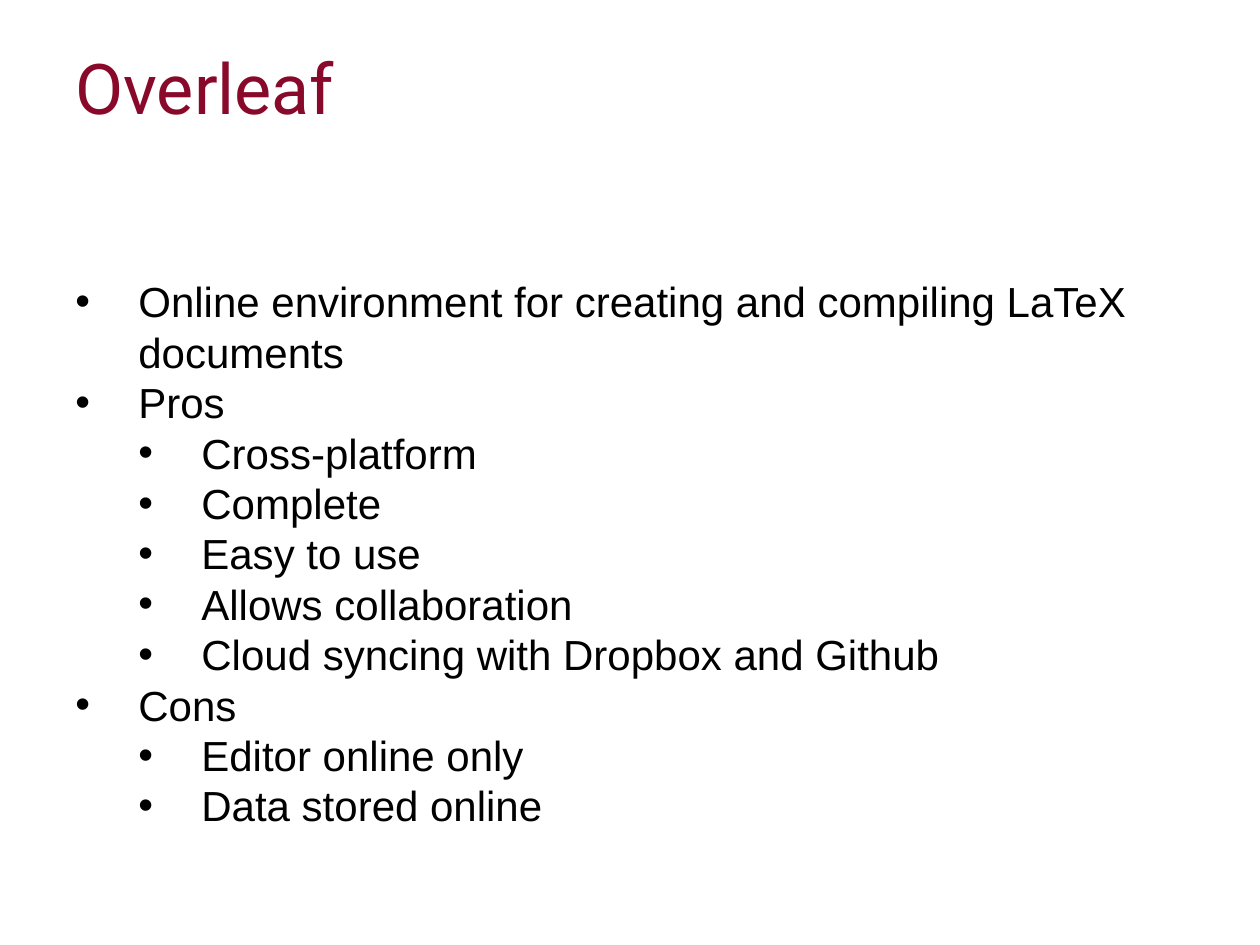
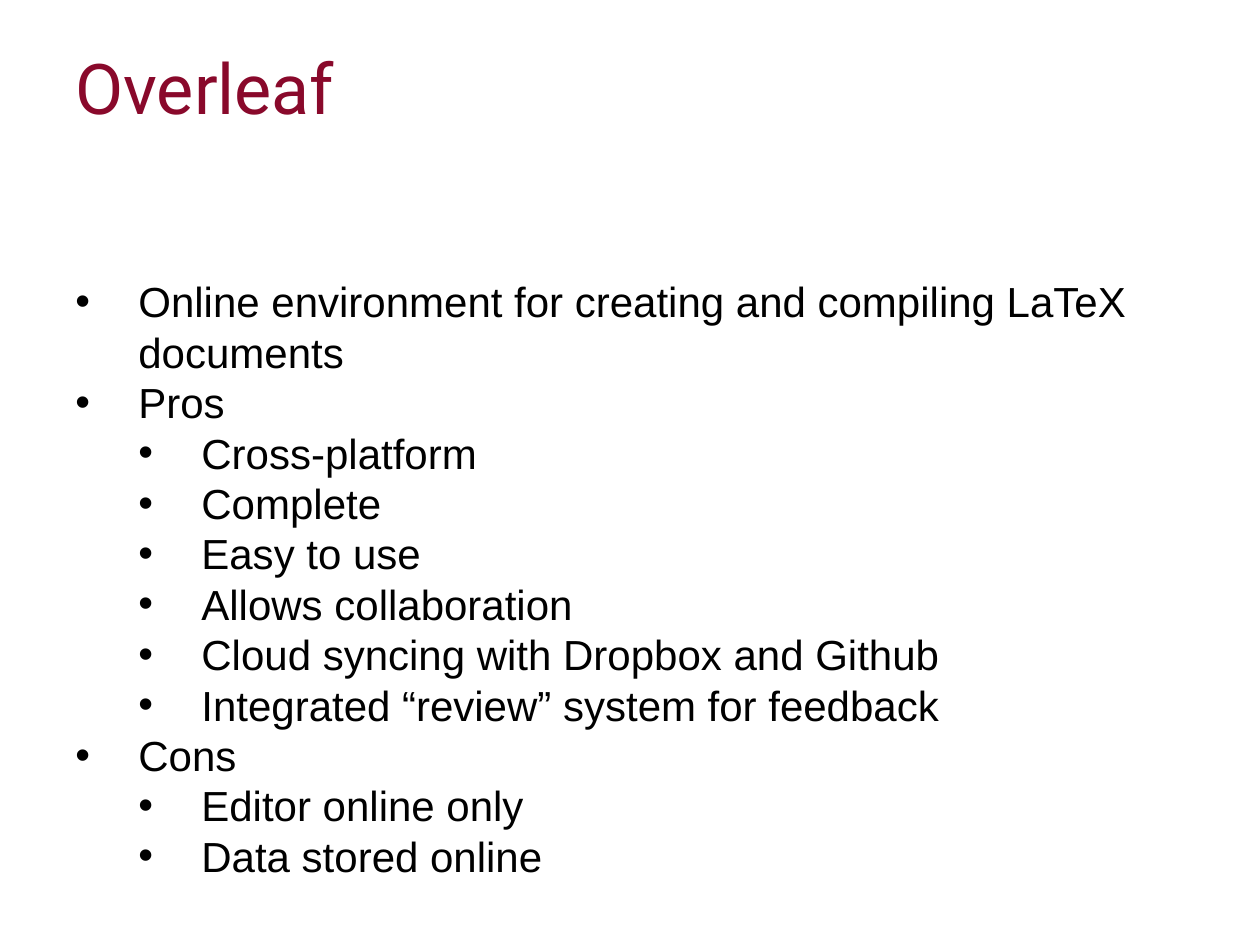
Before and after one commit to ImperialCollegeLondon/RCDS-introduction-to-latex, a slide deck: slide 4 of Intro to Latex Slides.pptx. Drawn at 1260x945 pixels with LibreOffice and Linux fonts; fonts in the diff are those of the drawing; background and template pictures are left out. Boxes give left, top, right and bottom in pixels: in the first picture for what was removed or moved away, otherwise in the second. Text is boxed around its words. In the diff, an @@ line names an element or a change of style, - is before the commit and + after.

Commit message:
Minor edits

```diff
--- a/Intro to Latex Slides.pptx
+++ b/Intro to Latex Slides.pptx
@@ text at (201,690,938,729): paragraph added @@
+  • Integrated “review” system for feedback
```
